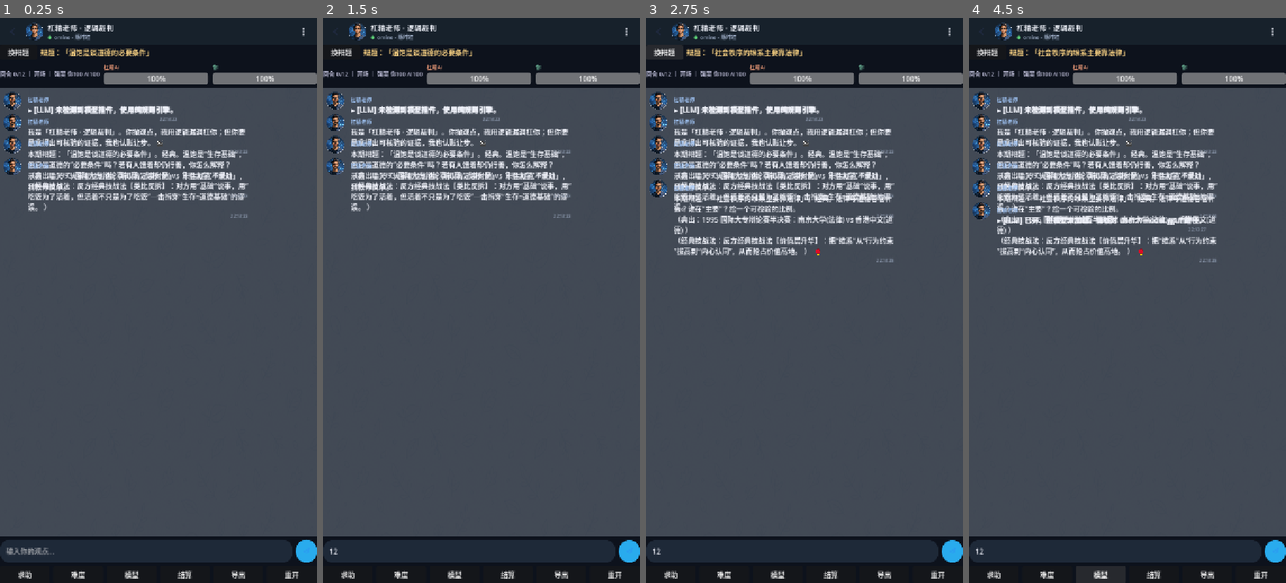
Above: before the commit, frames 1-4 (left to right).
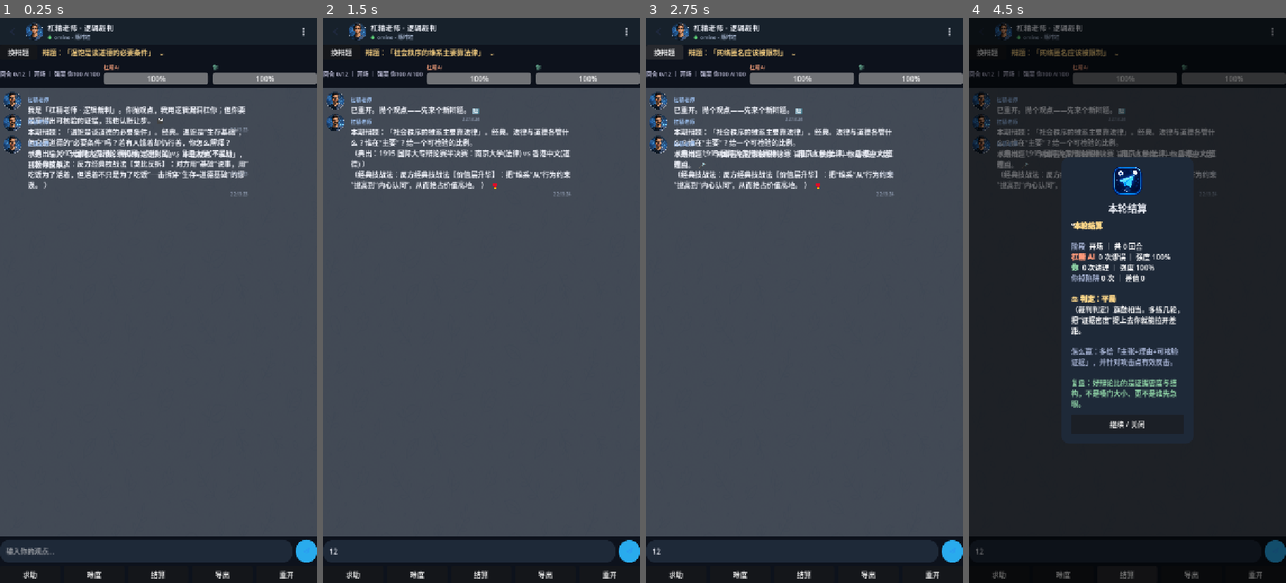
Above: after the commit, the same moments.

Repository: BJX-lin/-md-
Game: Godot game, scene res://scenes/Main.tscn
Two runs of this game, one before a commit and one after it. Both use one fixed random seed, a clock stepped at 60 frames per second and the inputs below.
Inputs (mouse positions are in pixels of both pictures, inside the frame that each line leads up to):
- Up to frame 1 (0.25 s): no input
- Up to frame 2 (1.5 s): click (468, 549) at 0.52 s; type "12" at 0.6 s; click (335, 29) at 1.27 s
- Up to frame 3 (2.75 s): click "换辩题" at 2 s
- Up to frame 4 (4.5 s): click (1146, 51) at 2.75 s, where only the run after the commit has a clickable "辩题：「网络匿名应该被限制」 ⌄"; click (1146, 51) at 3.5 s, where only the run after the commit has a clickable "本期辩题：「网络匿名应该被限制」。自由 vs 秩序——你站…"; click (1102, 577) at 4.25 s, where only the run before the commit has a clickable "模型"

The runs differ from the first frame. In frame 1, 6.6% of the frame differs, in the area x 1-95%, y 5-100%; in frame 2, 6.0%; in frame 3, 8.2%; in frame 4, 85%, in the area x 0-100%, y 0-100%.
Error before the commit: Invalid call. Nonexistent function 'clear' in base 'VBoxContainer'. (res://scripts/Main.gd:756)

Commit message:
修复 VBoxContainer 无 clear() 报错(改 _clear_chat 逐个 queue_free)；移除界面「模型」按钮及 LLM 相关 UI(保留底层可插拔层)；辩题改为可点击展开/收起，默认收起只显示辩题名，点击展开完整详情。gdparse全过
Co-authored-by: arena-agent <297053741+arena-agent@users.noreply.github.com>

Diff:
--- a/godot_logic_game/scripts/Main.gd
+++ b/godot_logic_game/scripts/Main.gd
@@ -37,7 +37,6 @@
 const COL_TEXT := Color(0.93, 0.94, 0.97)
 
 var engine := DebateEngine.new()
-var _llm: LocalLLM = null   # 本地 LLM 提供者；默认不启用（回退纯规则）
 
 # 防刷屏状态
 var _last_send_ms := 0
@@ -61,7 +60,9 @@
 var _ai_bar: ProgressBar
 var _user_bar: ProgressBar
 var _round_lbl: Label
-var _topic_lbl: Label
+var _topic_lbl: Button
+var _topic_detail := ""      # 辩题完整详情（含提示），展开时显示
+var _topic_expanded := false  # 辩题是否展开
 var _settle: Control            # 结算面板
 var _settle_body: RichTextLabel
 var _header_avatar: Button        # 顶栏 AI 头像，可点开换头像
@@ -75,12 +76,12 @@
 	_build_ui()
 	engine.reset()
 	engine.max_rounds = 12
-	_init_llm()
 	_refresh_hud()
 	# 开场
 	_ai_say("我是「杠精老师 · 逻辑裁判」。你抛观点，我用逻辑漏洞杠你；但你要是拿得出可核验的证据，我也认账让步。 🎬")
 	var topic_msg := engine.setup_topic()
 	_ai_say(topic_msg)
+	_topic_detail = topic_msg
 	_set_topic_label(engine.current_topic)
 	_ai_say("示范：输入「大家都这么做，所以肯定是对的」。卡住就点「求助」，我教你反杀。")
 
@@ -264,11 +265,15 @@
 	btn.custom_minimum_size = Vector2(84, 32)
 	btn.pressed.connect(_on_next_topic)
 	row.add_child(btn)
-	_topic_lbl = Label.new()
+	# 辩题改为可点击：默认收起显示名称，点击展开完整详情，再点收起
+	_topic_lbl = Button.new()
 	_topic_lbl.text = ""
+	_topic_lbl.flat = true
+	_topic_lbl.alignment = HORIZONTAL_ALIGNMENT_LEFT
 	_topic_lbl.autowrap_mode = TextServer.AUTOWRAP_WORD_SMART
 	_topic_lbl.size_flags_horizontal = Control.SIZE_EXPAND_FILL
 	_topic_lbl.add_theme_color_override("font_color", Color(0.95, 0.8, 0.5))
+	_topic_lbl.pressed.connect(_on_toggle_topic)
 	row.add_child(_topic_lbl)
 	return row
 
@@ -385,7 +390,6 @@
 	row.add_theme_constant_override("separation", 8)
 	row.add_child(_make_tool("求助", Callable(self, "_on_hint")))
 	row.add_child(_make_tool("难度", Callable(self, "_on_cycle_difficulty")))
-	row.add_child(_make_tool("模型", Callable(self, "_on_cycle_llm")))
 	row.add_child(_make_tool("结算", Callable(self, "_on_settle")))
 	row.add_child(_make_tool("导出", Callable(self, "_on_export")))
 	row.add_child(_make_tool("重开", Callable(self, "_on_reset")))
@@ -393,31 +397,6 @@
 
 func _on_hint() -> void:
 	_ai_say(engine.hint())
-
-# ---- LLM 可插拔（默认关闭，回退纯规则）----
-func _init_llm() -> void:
-	_llm = LocalLLM.new()
-	if _llm.has_plugin():
-		_app_toast("[LLM] 检测到本地推理插件。点「模型」启用；未启用走纯规则。")
-	else:
-		_app_toast("[LLM] 未检测到模型插件，使用纯规则引擎。")
-
-func _on_cycle_llm() -> void:
-	if _llm == null:
-		return
-	var cfg := _llm.config
-	cfg.enabled = not cfg.enabled
-	if cfg.enabled:
-		cfg.model_path = "user://model.gguf"
-		var ok: bool = _llm.load_model()
-		engine.set_llm(_llm)
-		if ok:
-			_app_toast("[LLM] 已启用本地模型（已加载）。规则判定 + LLM 润色。")
-		else:
-			_app_toast("[LLM] 已开，但模型未加载。请核对 user://model.gguf 路径。")
-	else:
-		engine.set_llm(null)
-		_app_toast("[LLM] 已关闭，回到纯规则模式。")
 
 func _on_cycle_difficulty() -> void:
 	var opts := ["温和", "毒舌", "归谬狂魔"]
@@ -613,9 +592,19 @@
 func _say_player(msg: String) -> void:
 	_add_bubble(msg, false)
 
+# VBoxContainer 没有 clear()，用 queue_free 移除所有消息行
+func _clear_chat() -> void:
+	if _chat == null:
+		return
+	for child in _chat.get_children():
+		_chat.remove_child(child)
+		child.queue_free()
+
 func _add_bubble(text: String, is_ai: bool) -> void:
 	if _chat.get_child_count() > MAX_LOG:
-		_chat.remove_child(_chat.get_child(0))
+		var old := _chat.get_child(0)
+		_chat.remove_child(old)
+		old.queue_free()
 
 	var row := HBoxContainer.new()
 	row.size_flags_horizontal = Control.SIZE_EXPAND_FILL
@@ -747,18 +736,22 @@
 func _on_next_topic() -> void:
 	var msg := engine.setup_topic()
 	_ai_say(msg + "  " + KnowledgeBase.emoji("open"))
+	_topic_detail = msg
+	_topic_expanded = false
 	_set_topic_label(engine.current_topic)
 	_refresh_hud()
 
 func _on_reset() -> void:
 	engine.reset()
 	engine.max_rounds = 12
-	_chat.clear()
+	_clear_chat()
 	_transcript = ""
 	_refresh_hud()
 	_ai_say("已重开。抛个观点——先来个新辩题。 🔄")
 	var topic_msg := engine.setup_topic()
 	_ai_say(topic_msg + "  " + KnowledgeBase.emoji("open"))
+	_topic_detail = topic_msg
+	_topic_expanded = false
 	_set_topic_label(engine.current_topic)
 
 func _on_close_settle() -> void:
@@ -813,7 +806,21 @@
 	_user_bar.value = clampf(pi, 0, 100)
 
 func _set_topic_label(t: String) -> void:
-	_topic_lbl.text = "辩题：「%s」" % t
+	if _topic_lbl == null:
+		return
+	# 收起状态：只显示辩题名，点击展开完整详情
+	_topic_lbl.text = "辩题：「%s」  ⌄" % t
+
+func _on_toggle_topic() -> void:
+	if _topic_lbl == null:
+		return
+	_topic_expanded = not _topic_expanded
+	if _topic_expanded and _topic_detail != "":
+		# 展开：显示完整详情（辩题 + 提示/出处/技战法）
+		_topic_lbl.text = _topic_detail + "  ⌃"
+	else:
+		# 收起
+		_topic_lbl.text = "辩题：「%s」  ⌄" % engine.current_topic
 
 func _app_toast(msg: String) -> void:
 	_ai_say("[b]▸ %s[/b]" % msg)
Not shown, changed: godot_logic_game_import.zip
